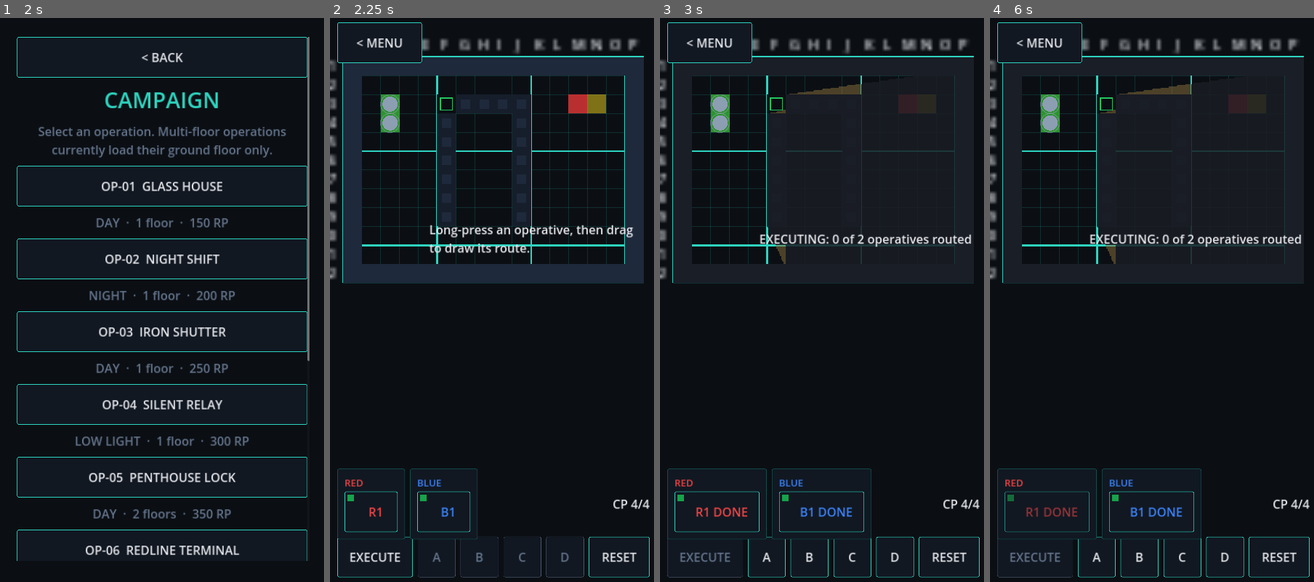
Above: before the commit, frames 1-4 (left to right).
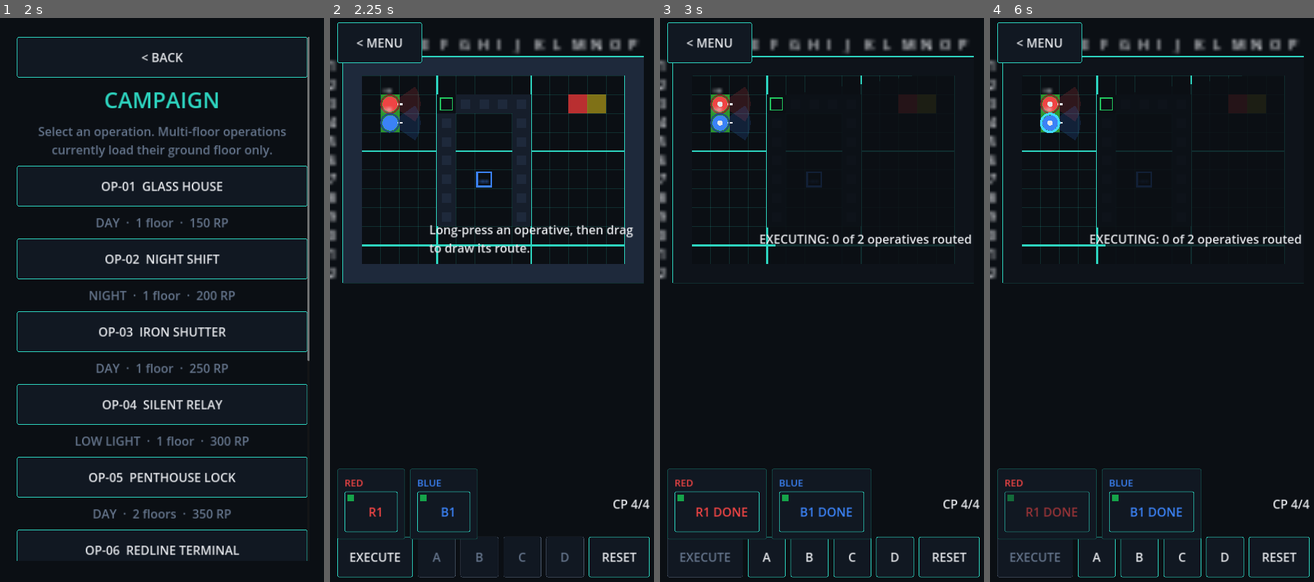
Above: after the commit, the same moments.

Repository: GhostMan612/TacPlanShooter
Game: Godot game, scene res://scenes/splash.tscn
Two runs of this game, one before a commit and one after it. Both use one fixed random seed, a clock stepped at 60 frames per second and the inputs below.
Inputs (mouse positions are in pixels of both pictures, inside the frame that each line leads up to):
- Up to frame 1 (2 s): tap Enter at 0.5 s; move the mouse to (236, 260) at 0.52 s; click (236, 260) at 0.67 s; click "CAMPAIGN" at 1.25 s
- Up to frame 2 (2.25 s): click "OP-01 GLASS HOUSE" at 2 s
- Up to frame 3 (3 s): click "EXECUTE" at 2.75 s
- Up to frame 4 (6 s): click "RESET" at 3.5 s; click "R1" at 4.25 s; click "B1" at 5 s; click "EXECUTE" at 5.75 s

Frame 1 is identical in both runs. In frame 2, 0.9% of the frame differs, in the area x 15-50%, y 12-31%; in frame 3, 1.1%; in frame 4, 1.1%, in the area x 15-63%, y 11-44%.

Commit message:
Step 5: GPU fog memory, token symbology, hostile/LKP overlay
Fog (RULES 4 G8):
- FogLayer drops the per-tick O(cells x poly) CPU scan and the
  one-Polygon2D-per-remembered-cell memory. A fixed pool of polygons
  (one per observer) is drawn into live_vp (clear always) and memory_vp
  (clear never), so visited-but-unseen memory accumulates on the GPU.
  Viewports only update while executing; reset uses CLEAR_MODE_ONCE.
- SubViewports now use transparent_bg and the shader keys on alpha:
  they previously cleared to the theme clear colour, so under Light
  Blueprint (near-white) every pixel read as seen and fog vanished.
  Unseen/memory colours come from the active palette.
- PlanningRoot caches wall segments by door/solid signature and sight
  polygons per observer position (counters exposed for tests).

Tokens: squad colour, callsign (R1/B1), facing barrel and FoF-width
sight cone, halted/blocked amber ring, done dot, KIA grey + red X;
position follows the exact sim position instead of snapping to cell
centres. Squad HUD selection highlights the token.

TacticalOverlay (z above fog): acoustic rings (the old PlanningRoot
_draw called queue_redraw() inside _draw, a no-op in Godot 4, and drew
under the map fill), hostile contacts as red diamonds while inside a
friendly sight polygon, and fading "?Ns" last-known-position ghosts
when line of sight breaks (no wallhack). Map renderer draws hostage
intel markers.

Also: ai_coordinator world.operates -> world.operatives (would crash
once an enemy brain exists); AAR check counts friendlies only.

Tests: scene_smoke adds token symbology, fog activation/pool/caching,
exact token tracking, hostile live -> LKP with last-seen position, and
an uncached fog-update timing probe.

Parse/test status: pending CI.

Co-Authored-By: Claude Opus 5.5 <noreply@anthropic.com>
Claude-Session: https://claude.ai/code/session_01LThroEepD3kexJZT783NWy

Diff:
--- a/scripts/planning/fog_layer.gd
+++ b/scripts/planning/fog_layer.gd
@@ -6,96 +6,106 @@
 extends Node2D
 
 
+const MEMORY_ALPHA := 0.5
+const UNSEEN_ALPHA := 0.85
+
+
 var map: GreyboxMap = null
 var live_vp: SubViewport = null
 var memory_vp: SubViewport = null
+var active := false
 var _comp: ColorRect = null
-var _memory_shapes: Dictionary = {}
+var _live_pool: Array[Polygon2D] = []
+var _memory_pool: Array[Polygon2D] = []
 
 
 func setup(m: GreyboxMap) -> void:
 	map = m
 	var w := int(float(map.width_cells) * float(SimConstants.GRID_CELL_SIZE_PX))
 	var h := int(float(map.height_cells) * float(SimConstants.GRID_CELL_SIZE_PX))
-	live_vp = SubViewport.new()
-	live_vp.size = Vector2i(w, h)
-	live_vp.msaa_2d = Viewport.MSAA_DISABLED
-	live_vp.render_target_clear_mode = SubViewport.CLEAR_MODE_ALWAYS
-	live_vp.render_target_update_mode = SubViewport.UPDATE_ONCE
-	add_child(live_vp)
-	memory_vp = SubViewport.new()
-	memory_vp.size = Vector2i(w, h)
-	memory_vp.msaa_2d = Viewport.MSAA_DISABLED
-	memory_vp.render_target_clear_mode = SubViewport.CLEAR_MODE_NEVER
-	memory_vp.render_target_update_mode = SubViewport.UPDATE_ONCE
-	add_child(memory_vp)
+	live_vp = _make_viewport(w, h, SubViewport.CLEAR_MODE_ALWAYS)
+	memory_vp = _make_viewport(w, h, SubViewport.CLEAR_MODE_ONCE)
 	var mat := ShaderMaterial.new()
 	mat.shader = load("res://scripts/planning/fog_mask.gdshader")
 	_comp = ColorRect.new()
 	_comp.size = Vector2(w, h)
+	_comp.mouse_filter = Control.MOUSE_FILTER_IGNORE
 	_comp.material = mat
-	_comp.material.set_shader_parameter("live_tex", live_vp.get_texture())
-	_comp.material.set_shader_parameter("memory_tex", memory_vp.get_texture())
+	mat.set_shader_parameter("live_tex", live_vp.get_texture())
+	mat.set_shader_parameter("memory_tex", memory_vp.get_texture())
 	add_child(_comp)
+	apply_palette(ThemeManager.palette_for(ThemeManager.Style.DARK_TACTICAL))
+	set_active(false)
 
 
-func rebuild(visible_polys: Array) -> void:
-	var kids := live_vp.get_children()
-	for k in kids:
-		k.free()
-	for poly in visible_polys:
-		var shape := Polygon2D.new()
-		shape.set_polygon(poly)
-		shape.color = Color.WHITE
-		live_vp.add_child(shape)
-	live_vp.render_target_update_mode = SubViewport.UPDATE_ONCE
+func _make_viewport(w: int, h: int, clear_mode: int) -> SubViewport:
+	var vp := SubViewport.new()
+	vp.size = Vector2i(w, h)
+	vp.msaa_2d = Viewport.MSAA_DISABLED
+	vp.transparent_bg = true
+	vp.disable_3d = true
+	vp.render_target_clear_mode = clear_mode
+	vp.render_target_update_mode = SubViewport.UPDATE_DISABLED
+	add_child(vp)
+	return vp
 
 
-func mark_memory(cell: Vector2i) -> void:
-	if _memory_shapes.has(cell):
+func apply_palette(pal: Dictionary) -> void:
+	if _comp == null:
 		return
-	var shape := Polygon2D.new()
-	shape.set_polygon(_cell_rect_points(cell))
-	shape.color = Color.WHITE
-	memory_vp.add_child(shape)
-	memory_vp.render_target_update_mode = SubViewport.UPDATE_ONCE
-	_memory_shapes[cell] = shape
+	var unseen: Color = pal.get("bg", Color(0.1, 0.11, 0.14))
+	var mat := _comp.material as ShaderMaterial
+	mat.set_shader_parameter("unseen_color", Color(unseen.r, unseen.g, unseen.b, UNSEEN_ALPHA))
+	mat.set_shader_parameter("memory_color", Color(unseen.r, unseen.g, unseen.b, UNSEEN_ALPHA * MEMORY_ALPHA))
 
 
-func mark_visible(poly: PackedVector2Array) -> void:
-	if poly.size() < 3:
-		return
-	for c in _map_cells():
-		if Geometry2D.is_point_in_polygon(GridUtil.cell_center_px(c), poly):
-			mark_memory(c)
+func set_active(on: bool) -> void:
+	active = on
+	visible = on
+	var mode := SubViewport.UPDATE_ALWAYS if on else SubViewport.UPDATE_DISABLED
+	if live_vp != null:
+		live_vp.render_target_update_mode = mode
+	if memory_vp != null:
+		memory_vp.render_target_update_mode = mode
 
 
-func _map_cells() -> Array[Vector2i]:
-	var out: Array[Vector2i] = []
-	for y in range(map.height_cells):
-		for x in range(map.width_cells):
-			out.append(Vector2i(x, y))
-	return out
+func update_polys(px_polys: Array) -> void:
+	_fill_pool(live_vp, _live_pool, px_polys)
+	_fill_pool(memory_vp, _memory_pool, px_polys)
+
+
+func shape_count() -> int:
+	var n := 0
+	for p in _live_pool:
+		if p.visible:
+			n += 1
+	return n
+
+
+func pool_size() -> int:
+	return _live_pool.size() + _memory_pool.size()
+
+
+func _fill_pool(vp: SubViewport, pool: Array[Polygon2D], px_polys: Array) -> void:
+	if vp == null:
+		return
+	while pool.size() < px_polys.size():
+		var shape := Polygon2D.new()
+		shape.color = Color.WHITE
+		shape.antialiased = false
+		vp.add_child(shape)
+		pool.append(shape)
+	for i in range(pool.size()):
+		var shape := pool[i]
+		if i < px_polys.size():
+			shape.polygon = px_polys[i]
+			shape.visible = true
+		else:
+			shape.visible = false
 
 
 func reset_fog() -> void:
-	var kids := memory_vp.get_children()
-	for k in kids:
-		k.free()
-	_memory_shapes.clear()
-	memory_vp.render_target_clear_mode = SubViewport.CLEAR_MODE_ONCE
-
-
-func poly_contains(p: Vector2, poly: PackedVector2Array) -> bool:
-	return Geometry2D.is_point_in_polygon(p, poly)
-
-
-func _cell_rect_points(c: Vector2i) -> PackedVector2Array:
-	var rect := GridUtil.cell_rect_px(c)
-	var e := Vector2(rect.position.x + rect.size.x, rect.position.y + rect.size.y)
-	var p := PackedVector2Array()
-	p.append(rect.position)
-	p.append(Vector2(e.x, rect.position.y))
-	p.append(e)
-	p.append(Vector2(rect.position.x, e.y))
-	return p
+	update_polys([])
+	if memory_vp != null:
+		memory_vp.render_target_clear_mode = SubViewport.CLEAR_MODE_ONCE
+	set_active(false)
--- a/scripts/planning/fog_mask.gdshader
+++ b/scripts/planning/fog_mask.gdshader
@@ -2,15 +2,17 @@
 
 uniform sampler2D live_tex;
 uniform sampler2D memory_tex;
+uniform vec4 unseen_color = vec4(0.04, 0.06, 0.08, 0.85);
+uniform vec4 memory_color = vec4(0.04, 0.06, 0.08, 0.425);
 
 void fragment() {
 	vec4 live = texture(live_tex, UV);
 	vec4 mem = texture(memory_tex, UV);
-	if (live.r > 0.5) {
+	if (live.a > 0.5) {
 		COLOR = vec4(0.0);
-	} else if (mem.r > 0.5) {
-		COLOR = vec4(0.55, 0.45, 0.24, 0.50);
+	} else if (mem.a > 0.5) {
+		COLOR = memory_color;
 	} else {
-		COLOR = vec4(0.10, 0.11, 0.14, 0.85);
+		COLOR = unseen_color;
 	}
 }
--- a/scripts/planning/map_renderer.gd
+++ b/scripts/planning/map_renderer.gd
@@ -15,6 +15,7 @@
 const ZONE_GREEN := Color(0.2, 0.7, 0.2, 0.8)
 const ZONE_AMBER := Color(0.8, 0.7, 0.1, 0.6)
 const ZONE_RED := Color(0.8, 0.2, 0.2, 0.9)
+const HOSTAGE_COLOR := Color(0.23, 0.51, 0.96)
 
 
 var map: GreyboxMap = null
@@ -102,6 +103,10 @@
 			draw_rect(GridUtil.cell_rect_px(Vector2i(int(c[0]), int(c[1]))), ZONE_AMBER)
 	for o in map.objectives:
 		draw_rect(GridUtil.cell_rect_px(Vector2i(int(o["cell"][0]), int(o["cell"][1]))), ZONE_RED)
+	for h in map.hostage_spawns:
+		var hrect := GridUtil.cell_rect_px(MapEditorValidator.cell_of(h)).grow(-2.0)
+		draw_rect(hrect, HOSTAGE_COLOR, false, 1.5)
+		draw_string(ThemeDB.fallback_font, hrect.position + Vector2(0.5, hrect.size.y - 3.0), "HST", HORIZONTAL_ALIGNMENT_LEFT, -1, 5, HOSTAGE_COLOR)
 	var font := ThemeDB.fallback_font
 	for i in range(map.width_cells):
 		draw_string(font, Vector2(i * s + 3.0, -6.0), col_letter(i), HORIZONTAL_ALIGNMENT_LEFT, -1, 12, c_ink)
--- a/scripts/planning/operative_token.gd
+++ b/scripts/planning/operative_token.gd
@@ -8,27 +8,62 @@
 
 const BASE_COLOR := Color(0.55, 0.62, 0.7)
 const SELECTED_COLOR := Color(0.25, 0.85, 1.0)
-const OUTLINE_ALPHA := 0.45
+const KIA_COLOR := Color(0.45, 0.45, 0.48)
+const WARN_COLOR := Color(0.96, 0.62, 0.04)
+const KIA_MARK_COLOR := Color(0.86, 0.15, 0.15)
 const RADIUS := 6.5
+const CONE_RANGE := 26.0
+const CONE_HALF_DEG := 35.0
+const CONE_STEPS := 8
+const LABEL_SIZE := 7
 
 
 var op_id := -1
 var selected := false
-var has_lkp := false
 var sprite_texture: Texture2D = null
+var squad_color := BASE_COLOR
+var callsign := ""
+var facing_deg := 0.0
+var status: StringName = &"ready"
+var ink := Color(0.9, 0.92, 0.95)
 
 
 func _init(p_id := -1) -> void:
 	op_id = p_id
 
 
-func set_selected(v: bool) -> void:
-	selected = v
+static func status_of(o: SimOperative) -> StringName:
+	if not o.is_alive():
+		return &"kia"
+	if o.halted:
+		return &"halted"
+	if o.move_blocked_from != 0:
+		return &"blocked"
+	if o.done:
+		return &"done"
+	return &"ready"
+
+
+func configure(color: Color, sign_text: String, ink_color: Color) -> void:
+	squad_color = color
+	callsign = sign_text
+	ink = ink_color
 	queue_redraw()
 
 
-func set_lkp(v: bool) -> void:
-	has_lkp = v
+func sync_from(o: SimOperative, px_pos: Vector2) -> bool:
+	var st := status_of(o)
+	var changed := st != status or absf(o.facing_deg - facing_deg) > 0.01
+	position = px_pos
+	facing_deg = o.facing_deg
+	status = st
+	if changed:
+		queue_redraw()
+	return changed
+
+
+func set_selected(v: bool) -> void:
+	selected = v
 	queue_redraw()
 
 
@@ -37,11 +72,37 @@
 	queue_redraw()
 
 
+func cone_points() -> PackedVector2Array:
+	var pts := PackedVector2Array()
+	pts.append(Vector2.ZERO)
+	var a0 := deg_to_rad(facing_deg - CONE_HALF_DEG)
+	var a1 := deg_to_rad(facing_deg + CONE_HALF_DEG)
+	for i in range(CONE_STEPS + 1):
+		var a := lerpf(a0, a1, float(i) / float(CONE_STEPS))
+		pts.append(Vector2(cos(a), sin(a)) * CONE_RANGE)
+	return pts
+
+
 func _draw() -> void:
+	var alive := status != &"kia"
+	var body := squad_color if alive else KIA_COLOR
+	if alive:
+		draw_colored_polygon(cone_points(), Color(squad_color.r, squad_color.g, squad_color.b, 0.16))
+		var dir := Vector2.from_angle(deg_to_rad(facing_deg))
+		draw_line(dir * RADIUS * 0.6, dir * (RADIUS + 4.0), ink, 1.5)
 	if sprite_texture != null:
-		draw_texture(sprite_texture, Vector2(-float(sprite_texture.get_width()) / 2.0, -float(sprite_texture.get_height()) / 2.0))
-	var col := SELECTED_COLOR if selected else BASE_COLOR
-	draw_circle(Vector2.ZERO, RADIUS, col)
-	draw_arc(Vector2.ZERO, RADIUS + 1.5, 0.0, TAU, 32, Color(col.r, col.g, col.b, OUTLINE_ALPHA), 1.0)
-	if has_lkp:
-		draw_circle(Vector2.ZERO, RADIUS + 5.5, Color(0.5, 0.55, 0.65, 0.45))
+		draw_texture_rect(sprite_texture, Rect2(Vector2(-RADIUS, -RADIUS), Vector2(RADIUS, RADIUS) * 2.0), false)
+	else:
+		draw_circle(Vector2.ZERO, RADIUS, body)
+	var outline := SELECTED_COLOR if selected else body.darkened(0.45)
+	draw_arc(Vector2.ZERO, RADIUS + 1.2, 0.0, TAU, 24, outline, 2.0 if selected else 1.2)
+	if status == &"halted" or status == &"blocked":
+		draw_arc(Vector2.ZERO, RADIUS + 3.6, 0.0, TAU, 24, WARN_COLOR, 1.4 if status == &"halted" else 0.8)
+	elif status == &"done":
+		draw_circle(Vector2.ZERO, RADIUS * 0.35, ink)
+	elif status == &"kia":
+		var k := RADIUS * 0.7
+		draw_line(Vector2(-k, -k), Vector2(k, k), KIA_MARK_COLOR, 1.6)
+		draw_line(Vector2(k, -k), Vector2(-k, k), KIA_MARK_COLOR, 1.6)
+	if callsign != "":
+		draw_string(ThemeDB.fallback_font, Vector2(-RADIUS, -RADIUS - 3.0), callsign, HORIZONTAL_ALIGNMENT_LEFT, -1, LABEL_SIZE, ink)
--- a/scripts/planning/planning_root.gd
+++ b/scripts/planning/planning_root.gd
@@ -15,6 +15,12 @@
 var controller: PlanningController = null
 var world: SimWorld = null
 var fog: FogLayer = null
+var overlay: TacticalOverlay = null
+var fog_segment_rebuilds := 0
+var fog_poly_computes := 0
+var _segs: Array = []
+var _segs_sig := ""
+var _sight_cache := {}
 var prep_flow: MissionPrepFlow = null
 var local_faction_id: int = 0
 
@@ -58,8 +64,13 @@
 	add_child(renderer)
 	fog = FogLayer.new()
 	fog.setup(map)
+	fog.apply_palette(_tm.palette())
 	add_child(fog)
-	fog.visible = false
+	overlay = TacticalOverlay.new()
+	overlay.local_faction_id = local_faction_id
+	overlay.z_index = 2
+	overlay.apply_palette(_tm.palette())
+	add_child(overlay)
 	prep_flow = MissionPrepFlow.new()
 	add_child(prep_flow)
 	spawn_cells = spawn_cells_for(map, map_source == GREYBOX_SOURCE, OPERATIVE_COUNT)
@@ -132,53 +143,72 @@
 		_maybe_aar()
 
 
-func _draw() -> void:
-	queue_redraw()
-	if world == null or map == null:
-		return
-	var ticks := int(world.tick)
-	for ring in world.ai.acoustic_rings():
-		var age := ticks - int(ring["tick"])
-		if age > 24:
-			continue
-		var center := GridUtil.cell_center_px(ring["cell"])
-		var a := 1.0 - (float(age) / 24.0)
-		draw_circle(center, 20.0 + a * 10.0, Color(1.0, 0.7, 0.0, a * 0.8))
-		draw_circle(center, 38.0, Color(1.0, 0.4, 0.0, a * 0.5))
-
-
 func _sync_tokens() -> void:
 	if world == null or controller == null:
 		return
+	var s := float(SimConstants.GRID_CELL_SIZE_PX)
 	for o in world.operatives:
 		for token in controller.tokens:
 			if token.op_id == o.id:
-				token.position = GridUtil.cell_center_px(GridUtil.cell_of(o.pos))
+				token.sync_from(o, o.pos * s)
+
+
+func _door_signature() -> String:
+	var parts := PackedStringArray()
+	for k in map.door_cells.keys():
+		parts.append("%d,%d=%s" % [int(k.x), int(k.y), "1" if bool(map.door_open.get(k, false)) else "0"])
+	return ";".join(parts) + "|%d" % map.solid_cells.size()
+
+
+func _wall_segments() -> Array:
+	var sig := _door_signature()
+	if sig != _segs_sig:
+		_segs = map.get_wall_segments()
+		_segs_sig = sig
+		_sight_cache.clear()
+		fog_segment_rebuilds += 1
+	return _segs
+
+
+func _sight(key: int, pos: Vector2, segs: Array) -> Dictionary:
+	var pos_key := "%.6f,%.6f" % [pos.x, pos.y]
+	if _sight_cache.has(key):
+		var cached: Dictionary = _sight_cache[key]
+		if String(cached["key"]) == pos_key:
+			return cached
+	var poly := Visibility.compute_polygon(pos, segs, SimConstants.LOS_VERTEX_EPSILON_RAD)
+	fog_poly_computes += 1
+	var entry := {"key": pos_key, "cells": poly, "px": _cells_to_px(poly)}
+	_sight_cache[key] = entry
+	return entry
 
 
 func _update_fog() -> void:
 	if fog == null or map == null or world == null:
 		return
-	fog.visible = true
-	var segs := map.get_wall_segments()
-	var live_polys := []
+	var segs := _wall_segments()
+	var cell_polys := []
+	var px_polys := []
 	for o in world.operatives:
 		if o.faction_id != local_faction_id or not o.is_alive():
 			continue
-		var poly := Visibility.compute_polygon(o.pos, segs, SimConstants.LOS_VERTEX_EPSILON_RAD)
+		var sight := _sight(o.id, o.pos, segs)
+		var poly: PackedVector2Array = sight["cells"]
 		if poly.size() >= 3:
-			var px_poly := _cells_to_px(poly)
-			live_polys.append(px_poly)
-			fog.mark_visible(px_poly)
-	for d in world.drones:
+			cell_polys.append(poly)
+			px_polys.append(sight["px"])
+	for i in range(world.drones.size()):
+		var d: SimDrone = world.drones[i]
 		if d.destroyed:
 			continue
-		var dpoly := Visibility.compute_polygon(d.pos, segs, SimConstants.LOS_VERTEX_EPSILON_RAD)
+		var dsight := _sight(-1 - i, d.pos, segs)
+		var dpoly: PackedVector2Array = dsight["cells"]
 		if dpoly.size() >= 3:
-			var px_dpoly := _cells_to_px(dpoly)
-			live_polys.append(px_dpoly)
-			fog.mark_visible(px_dpoly)
-	fog.rebuild(live_polys)
+			cell_polys.append(dpoly)
+			px_polys.append(dsight["px"])
+	fog.update_polys(px_polys)
+	if overlay != null:
+		overlay.update_contacts(world, cell_polys)
 
 
 static func _cells_to_px(poly: PackedVector2Array) -> PackedVector2Array:
@@ -197,6 +227,11 @@
 func _on_theme_changed(pal: Dictionary) -> void:
 	if renderer != null:
 		renderer.apply_palette(pal)
+	if fog != null:
+		fog.apply_palette(pal)
+	if overlay != null:
+		overlay.apply_palette(pal)
+	_configure_tokens(pal)
 	if squad_hud != null:
 		squad_hud.apply_palette(pal)
 
@@ -237,6 +272,9 @@
 	squad_hud.refresh(world)
 	for c in [_menu_button, _hud, squad_hud, _status_label]:
 		(c as Control).theme = _tm.applied_theme
+	squad_hud.operative_selected.connect(_on_operative_selected)
+	_configure_tokens(_tm.palette())
+	_sync_tokens()
 	_place_hud()
 
 
@@ -281,6 +319,9 @@
 	_pending_go_codes.clear()
 	SimClock.start_execution()
 	_set_phase_controls(true)
+	fog.reset_fog()
+	fog.set_active(true)
+	_update_fog()
 	var routed := 0
 	for k in plans.keys():
 		if not (plans[k] as Array).is_empty():
@@ -320,7 +361,8 @@
 	_rebuild_world()
 	_set_phase_controls(false)
 	fog.reset_fog()
-	fog.visible = false
+	if overlay != null:
+		overlay.reset()
 	_set_status(ROUTE_HINT if plans.is_empty() else "RESET: routes kept, ready to execute")
 
 
@@ -343,6 +385,25 @@
 		_set_status("%s ROUTE SET: %d cells" % [who, cells.size()])
 
 
+func _configure_tokens(pal: Dictionary) -> void:
+	if controller == null:
+		return
+	var ink: Color = pal.get("ink", Color(0.9, 0.92, 0.95))
+	for token in controller.tokens:
+		var squad := SquadConfig.SQUADS[token.op_id % SquadConfig.SQUADS.size()]
+		if squad_hud != null:
+			squad = squad_hud.squad_of(token.op_id)
+		var sign_text := squad_hud.callsign(token.op_id) if squad_hud != null else ""
+		token.configure(PlanBoard.squad_color(squad), sign_text, ink)
+
+
+func _on_operative_selected(op_id: int) -> void:
+	if controller == null:
+		return
+	for token in controller.tokens:
+		token.set_selected(token.op_id == op_id)
+
+
 func _rebuild_world() -> void:
 	world.setup(map, DEV_SEED)
 	_populate_world()
@@ -369,12 +430,16 @@
 func _maybe_aar() -> void:
 	if world == null or world.operatives.is_empty():
 		return
+	var friendlies := 0
 	var all_down := true
 	for o in world.operatives:
+		if o.faction_id != local_faction_id:
+			continue
+		friendlies += 1
 		if o.is_alive():
 			all_down = false
 			break
-	if not all_down:
+	if friendlies == 0 or not all_down:
 		return
 	var aar := AarScreen.new()
 	aar.world = world
--- /dev/null
+++ b/scripts/planning/tactical_overlay.gd
@@ -0,0 +1,116 @@
+# ============================================================
+# As Above, So Below. As Within, So Without.
+# The Future Dictates the Past and the Past is Always Present.
+# ============================================================
+class_name TacticalOverlay
+extends Node2D
+
+
+const RING_LIFE_TICKS := 24
+const DIAMOND_RADIUS := 7.0
+const LABEL_SIZE := 7
+const TICKS_PER_SEC := 60.0
+
+
+var world: SimWorld = null
+var local_faction_id := 0
+var contacts: Dictionary = {}
+var hostile_color := Color(0.94, 0.27, 0.27)
+var ring_color := Color(1.0, 0.7, 0.0)
+var ink := Color(0.9, 0.92, 0.95)
+
+
+func apply_palette(pal: Dictionary) -> void:
+	hostile_color = pal.get("red", hostile_color)
+	ring_color = pal.get("amber", ring_color)
+	ink = pal.get("ink", ink)
+	queue_redraw()
+
+
+func reset() -> void:
+	contacts.clear()
+	queue_redraw()
+
+
+func update_contacts(w: SimWorld, live_polys_cells: Array) -> void:
+	world = w
+	if w == null:
+		return
+	for o in w.operatives:
+		if o.faction_id == local_faction_id:
+			continue
+		var seen := false
+		for poly in live_polys_cells:
+			if Geometry2D.is_point_in_polygon(o.pos, poly):
+				seen = true
+				break
+		if seen:
+			contacts[o.id] = {"pos": o.pos, "tick": int(w.tick), "visible": true, "alive": o.is_alive()}
+		elif contacts.has(o.id):
+			var c: Dictionary = contacts[o.id]
+			c["visible"] = false
+	queue_redraw()
+
+
+func visible_contacts() -> Array:
+	var out := []
+	for k in contacts.keys():
+		if bool(contacts[k]["visible"]):
+			out.append(k)
+	return out
+
+
+func lkp_contacts() -> Array:
+	var out := []
+	for k in contacts.keys():
+		if not bool(contacts[k]["visible"]):
+			out.append(k)
+	return out
+
+
+func seconds_since_contact(id: int) -> float:
+	if world == null or not contacts.has(id):
+		return -1.0
+	return float(int(world.tick) - int(contacts[id]["tick"])) / TICKS_PER_SEC
+
+
+static func diamond(center: Vector2, r: float) -> PackedVector2Array:
+	var pts := PackedVector2Array()
+	pts.append(center + Vector2(0, -r))
+	pts.append(center + Vector2(r, 0))
+	pts.append(center + Vector2(0, r))
+	pts.append(center + Vector2(-r, 0))
+	return pts
+
+
+func _draw() -> void:
+	if world == null:
+		return
+	var s := float(SimConstants.GRID_CELL_SIZE_PX)
+	var now := int(world.tick)
+	for ring in world.ai.acoustic_rings():
+		var age := now - int(ring["tick"])
+		if age < 0 or age > RING_LIFE_TICKS:
+			continue
+		var center := GridUtil.cell_center_px(ring["cell"])
+		var a := 1.0 - float(age) / float(RING_LIFE_TICKS)
+		draw_arc(center, 6.0 + (1.0 - a) * 20.0, 0.0, TAU, 32, Color(ring_color.r, ring_color.g, ring_color.b, a * 0.9), 1.5)
+	var font := ThemeDB.fallback_font
+	for k in contacts.keys():
+		var c: Dictionary = contacts[k]
+		var px: Vector2 = c["pos"] * s
+		var pts := diamond(px, DIAMOND_RADIUS)
+		var closed := pts.duplicate()
+		closed.append(pts[0])
+		if bool(c["visible"]):
+			if bool(c["alive"]):
+				draw_colored_polygon(pts, Color(hostile_color.r, hostile_color.g, hostile_color.b, 0.85))
+			draw_polyline(closed, hostile_color.lightened(0.3), 1.5)
+			if not bool(c["alive"]):
+				draw_line(px + Vector2(-4, -4), px + Vector2(4, 4), hostile_color, 1.5)
+				draw_line(px + Vector2(4, -4), px + Vector2(-4, 4), hostile_color, 1.5)
+		else:
+			var age_sec := seconds_since_contact(int(k))
+			var fade := clampf(1.0 - age_sec / 20.0, 0.25, 1.0)
+			draw_polyline(closed, Color(hostile_color.r, hostile_color.g, hostile_color.b, 0.7 * fade), 1.0)
+			draw_string(font, px + Vector2(-DIAMOND_RADIUS, -DIAMOND_RADIUS - 2.0), "?%ds" % int(age_sec), HORIZONTAL_ALIGNMENT_LEFT, -1, LABEL_SIZE, Color(ink.r, ink.g, ink.b, fade))
--- a/scripts/sim/ai/ai_coordinator.gd
+++ b/scripts/sim/ai/ai_coordinator.gd
@@ -32,7 +32,7 @@
 		if op == null:
 			continue
 		var seen := false
-		for t in world.operates:
+		for t in world.operatives:
 			if not t.is_alive():
 				continue
 			if blackboard.cone_visible(op.pos, t.pos, op.facing_deg, true, segs):
@@ -54,7 +54,7 @@
 
 
 func _ai_op(world: SimWorld, ai_id: int) -> SimOperative:
-	for o in world.operates:
+	for o in world.operatives:
 		if o.id == ai_id:
 			return o
 	return null
--- a/tests/scene_smoke.gd
+++ b/tests/scene_smoke.gd
@@ -117,13 +117,56 @@
 	_check(queued >= 1, "drawn route reaches the sim queue (%d commands)" % queued)
 	var line := pr.controller.route_line(0)
 	_check(line != null and line.points.size() == queued + 1, "committed route line matches the executable cells")
+	var tok: OperativeToken = pr.controller.tokens[0]
+	_check(tok.callsign == pr.squad_hud.callsign(0) and tok.callsign != "" and tok.squad_color == PlanBoard.squad_color(pr.squad_hud.squad_of(0)), "token shows squad colour and callsign %s" % tok.callsign)
+	_check(not pr.fog.active and not pr.fog.visible, "fog hidden while planning")
 	pr._on_execute_pressed()
 	_check(SimClock.phase == SimClock.Phase.EXECUTION and not pr._alpha_button.disabled and not pr.controller.routing_enabled, "execute unlocks go-codes and locks routing")
+	var rebuilds_at_exec := pr.fog_segment_rebuilds
+	var computes_at_exec := pr.fog_poly_computes
 	pr._on_alpha_pressed()
 	for i in range(40):
 		await get_tree().physics_frame
 	_check(pr.world.tick > 0 and GridUtil.cell_of(pr.world.operatives[0].pos) != start, "operative moves along the drawn route")
 	_check(pr.world.go_codes_issued.has(&"alpha"), "go-code button reaches the sim via the tick stream")
+	_check(pr.fog.active and pr.fog.visible and pr.fog.shape_count() == 2, "fog buffer active with one sight shape per friendly (%d)" % pr.fog.shape_count())
+	_check(pr.fog.pool_size() == 4, "fog reuses a fixed polygon pool (%d)" % pr.fog.pool_size())
+	_check(pr.fog_segment_rebuilds == rebuilds_at_exec, "wall segments cached while doors are unchanged")
+	var computes := pr.fog_poly_computes - computes_at_exec
+	_check(computes > 0 and computes <= 41, "sight polygons cached for stationary operatives (%d computes in 40 ticks)" % computes)
+	var op0 := pr.world.operatives[0]
+	_check(tok.position.distance_to(op0.pos * float(SimConstants.GRID_CELL_SIZE_PX)) < 0.001, "token tracks the exact sim position")
 	pr._on_reset_pressed()
 	_check(SimClock.phase == SimClock.Phase.PLANNING and pr.world.tick == 0, "reset returns to planning")
 	_check(GridUtil.cell_of(pr.world.operatives[0].pos) == start and pr.world.operatives[0].queue.commands.size() == queued, "reset keeps the route and restores the spawn")
+	_check(not pr.fog.active and pr.overlay.contacts.is_empty(), "reset hides fog and clears contacts")
+	_inspect_hostiles(pr)
+	_probe_fog_perf(pr)
+
+
+func _inspect_hostiles(pr: PlanningRoot) -> void:
+	var none: Array[AgentCommand] = []
+	pr.world.add_operative(9, Vector2i(3, 3), none)
+	var hostile: SimOperative = pr.world.operatives[pr.world.operatives.size() - 1]
+	hostile.faction_id = 1
+	pr._update_fog()
+	_check(pr.overlay.visible_contacts().has(9), "hostile in line of sight is a live contact")
+	_check(pr.squad_hud.card_count() == 2, "hostiles never appear in the squad HUD")
+	hostile.pos = Vector2(7.5, 5.5)
+	pr._update_fog()
+	_check(pr.overlay.lkp_contacts().has(9) and not pr.overlay.visible_contacts().has(9), "hostile behind a wall becomes a last-known-position ghost")
+	var lkp: Vector2 = pr.overlay.contacts[9]["pos"]
+	_check(lkp.distance_to(Vector2(3.5, 3.5)) < 0.001, "LKP keeps the last seen position, not the true one")
+	pr._on_reset_pressed()
+	_check(pr.overlay.contacts.is_empty() and pr.world.operatives.size() == 2, "reset clears injected hostile and contacts")
+
+
+func _probe_fog_perf(pr: PlanningRoot) -> void:
+	var runs := 120
+	var t0 := Time.get_ticks_usec()
+	for i in range(runs):
+		pr._sight_cache.clear()
+		pr._update_fog()
+	var avg_us := float(Time.get_ticks_usec() - t0) / float(runs)
+	print("[SMOKE] perf fog_update uncached avg_us=%.1f segs=%d" % [avg_us, pr._segs.size()])
+	_check(avg_us < 8000.0, "uncached fog update under 8 ms on CI (%.0f us)" % avg_us)
